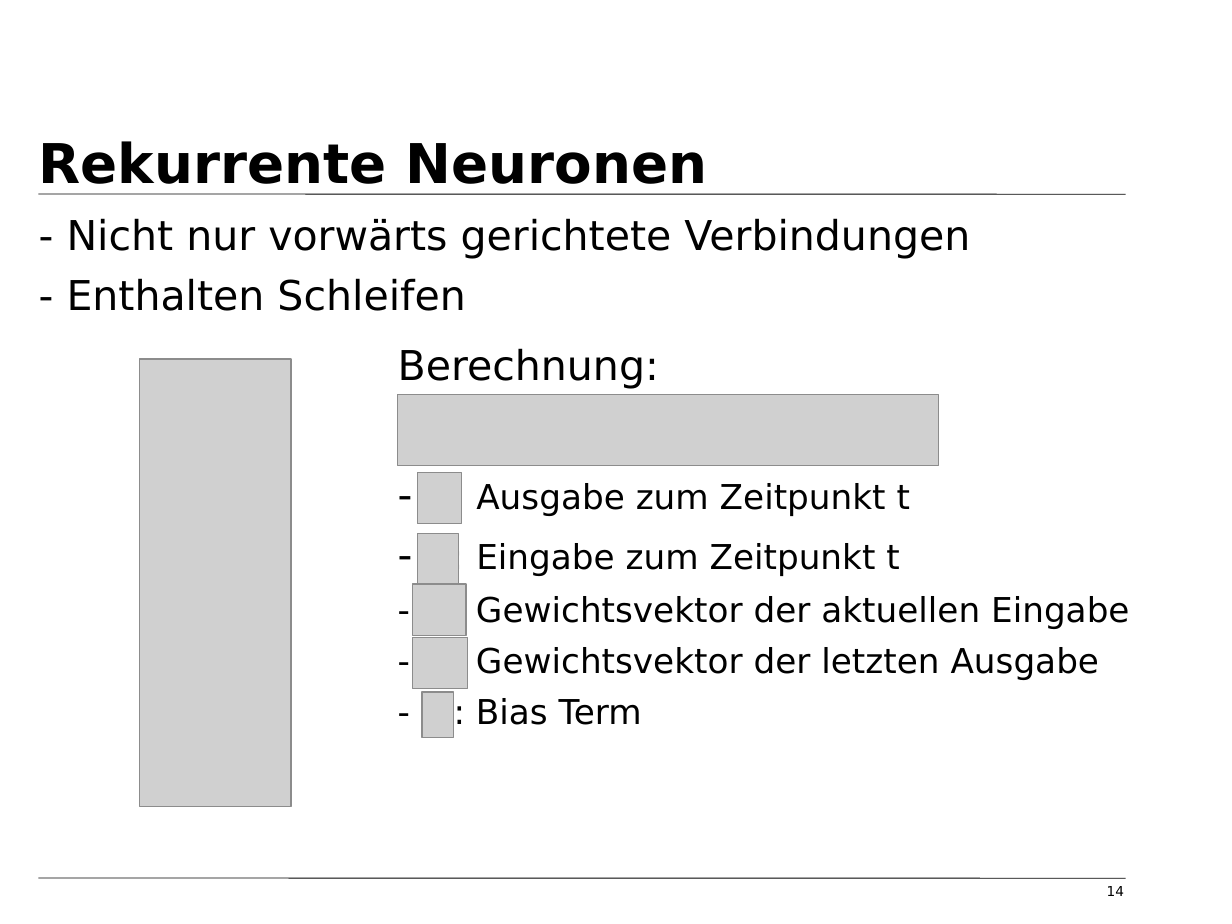
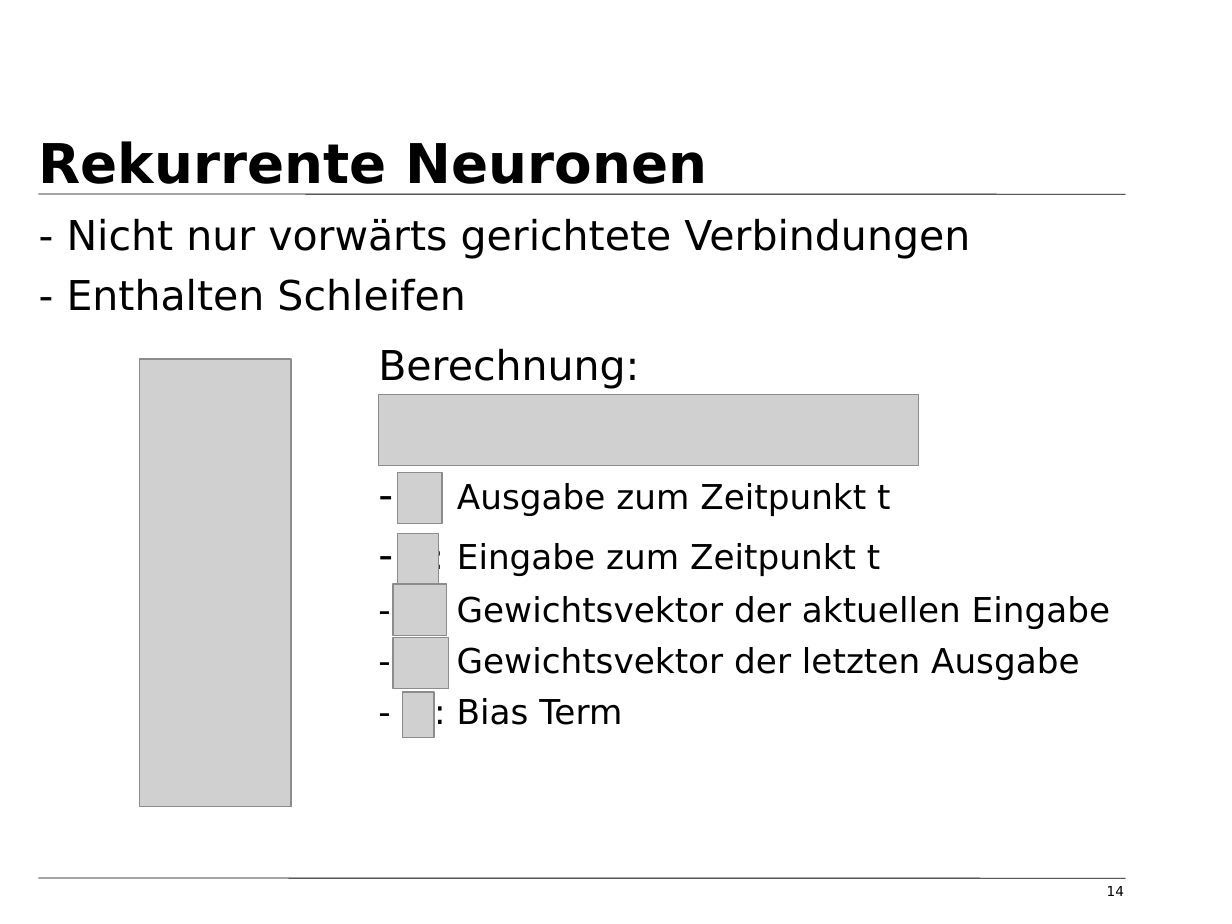
Before and after one commit to tfassbender/deep_learning_team_rnn, a slide deck: slide 14 of vorlesung/vorlesung_rnn_tobias.odp. Drawn at 1232x924 pixels with LibreOffice and Linux fonts; fonts in the diff are those of the drawing; grey boxes stand for pictures; background and template pictures are left out. Boxes give left, top, right and bottom in pixels: in the first picture for what was removed or moved away, otherwise in the second. Text is boxed around its words. In the diff, an @@ line names an element or a change of style, - is before the commit and + after.

Commit message:
kapitel rekurrente neuronen fertig; wieder einige bilder hinzugefügt

```diff
--- a/vorlesung/vorlesung_rnn_tobias.odp
+++ b/vorlesung/vorlesung_rnn_tobias.odp
@@ 6 pictures, 1 text: place and size @@
-6 pictures, 1 text at bbox=[398, 348, 1129, 738]
+6 pictures, 1 text at bbox=[378, 348, 1110, 738]
```
Also in this commit, not shown: 5 other slides changed, 9 slides added, 1 slide removed, 5 other files.
